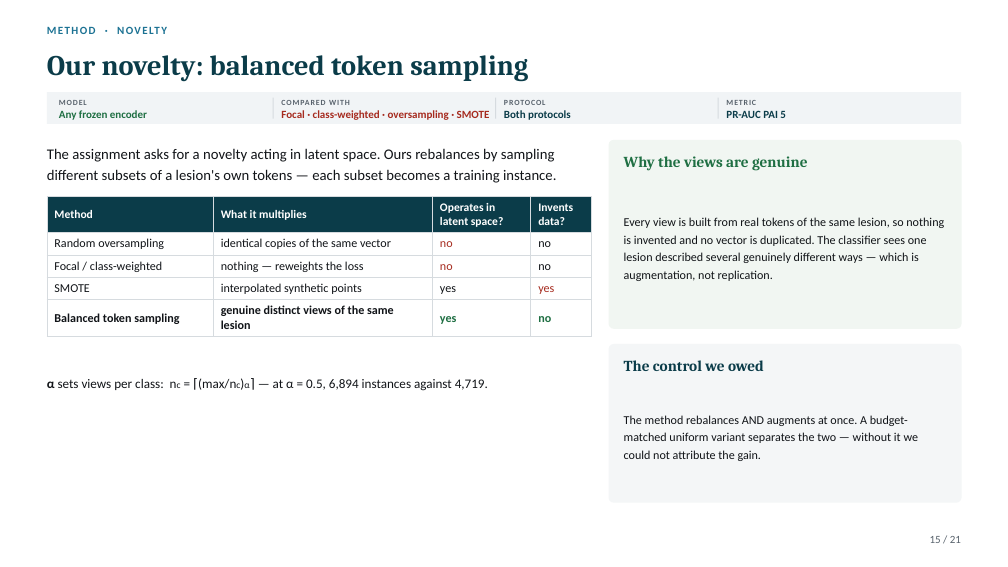
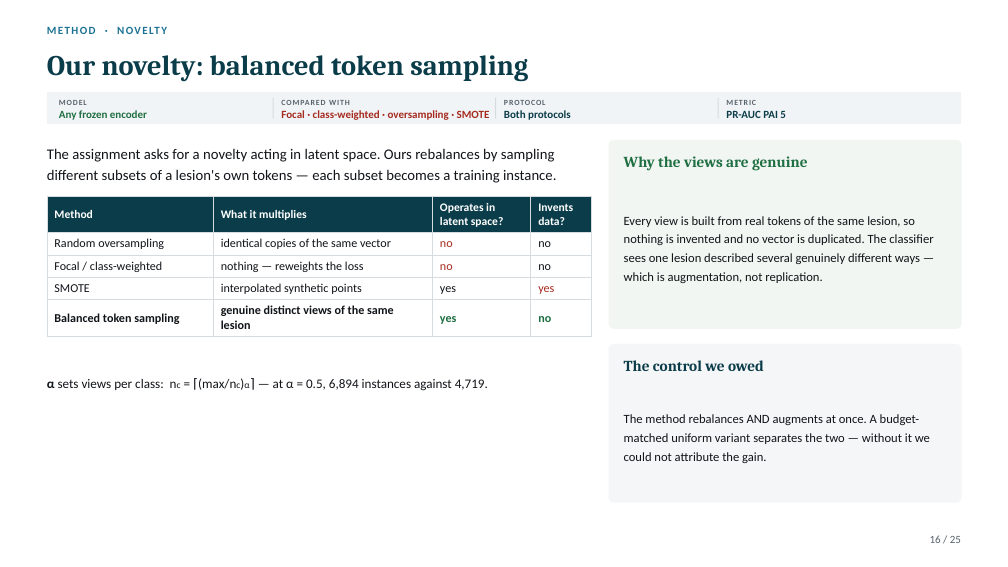
Before and after one commit to Gennaro-finance/Computer_Vision, a slide deck: slide 16 of Project8_CV_2025-2026.pptx (slide 15 before the commit). Drawn at 1008x567 pixels with LibreOffice and Linux fonts; fonts in the diff are those of the drawing. Boxes give left, top, right and bottom in pixels: in the first picture for what was removed or moved away, otherwise in the second. Text is boxed around its words. In the diff, an @@ line names an element or a change of style, - is before the commit and + after.

```diff
--- a/Project8_CV_2025-2026.pptx
+++ b/Project8_CV_2025-2026.pptx
@@ text "Every view is built from ..." at [624,216,933,283]: size 11.5 to 12 pt; line spacing 17pt to 18pt @@
@@ text "The method rebalances AND augments ..." at [624,414,930,463]: size 11.5 to 12 pt; line spacing 17pt to 18pt @@
@@ text at [930,535,961,543]: text changed @@
-15 / 21
+16 / 25
```
Also in this commit, not shown: 20 other slides changed, 4 slides added, 1 other file.
